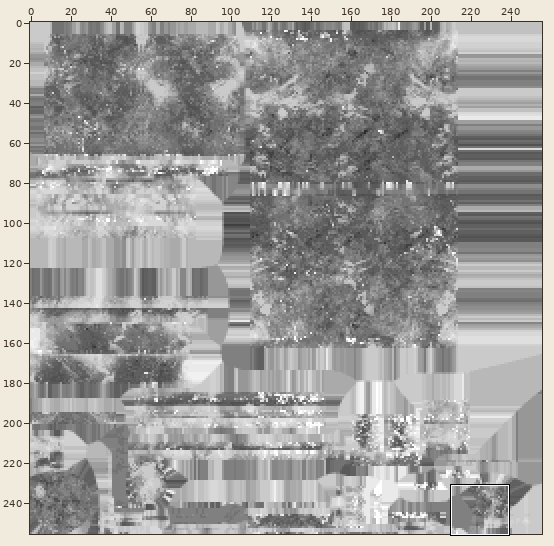
Edited in one commit: sprite sheet (models/security/base_mat_Roughness.png). Above: a wide view before the commit, with the close-up outlined.
Close-up. Before the edit:
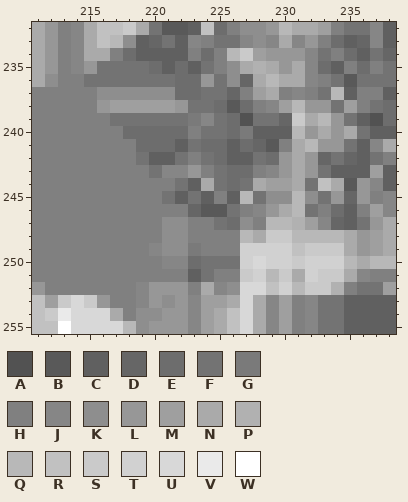
The file is 256x256 pixels. Colours within 5 levels of each other are drawn and written as one. Shown: x 211..238, y 232..255. The commit also changed other parts of the picture, which this record leaves out.
Palette (. is transparent): A #525252  B #595959  C #606060  D #666666  E #6d6d6d  F #737373  G #7a7a7a  H #808080  J #868686  K #8e8e8e  L #979797  M #9f9f9f  N #aaaaaa  P #b1b1b1  Q #b8b8b8  R #c1c1c1  S #cacaca  T #d1d1d1  U #d8d8d8  V #eaeaea  W #ffffff
Pixels before, first column x 211:
232 NLHJNRRSNFBBCREHKKLQNNMHFFJC
233 NLHJNRQKCDFCJHFFJKJNJLHECDJC
234 NLHJNNHECCCCHEHQSMLLLJFHECFD
235 NLHJLFFFFECECFHKNPNLNJECHEHF
236 NKHHFFFFFFFEELFKDNQNNJHFBFFF
237 HHHHHKKKKKKEEFFDHMNHJHFQCHHC
238 HHHHHLMMMMMLFFEBEHJMQLLFMHFE
239 HHHHHHFFFFFFGJFEAFFDSNQLFCAE
240 HHHHHHHEEEEEHFFEGCCCQLNLNFCC
241 HHHHHHHHEEECFEECEDBHNQLLFCJN
242 HHHHHHHHFCCFHFECCFELNLDFDCFH
243 HHHHHHHHHFJJLHFEEHJLNLFCCCMC
244 HHHHHHHHHHHFCNFEFNMMNFRNBLJC
245 HHHHHHHHHHFCFCHCQFKKQKFLDLHJ
246 HHHHHHHHHHHHDBBFHJLNQFHECHMJ
247 HHHHHHHHHHKKHHFEKHQQPMJDCFLN
248 HHHHHHHHHHKKHHHHQNSSQQQQNLMN
249 HHHHHHHHHJKKGHHHTTTTRSSSNLMN
250 HHHHHHHHHHJJEFFFTUTTSTTTQNQQ
251 HHHHHHHHHHHHCFHHSTQSNTSSNJHH
252 LHHHHHHHJLLLHNJKUURTQSSPHFFM
253 RMSUSLHHJLKLJMMNUNJMHJFFCCCC
254 RSVUUUNHKKLLJMNRUNJMHJFFCCCC
255 RRWUUUUQKLLLJMNRUNJMHJFFCCCC
Once edited:
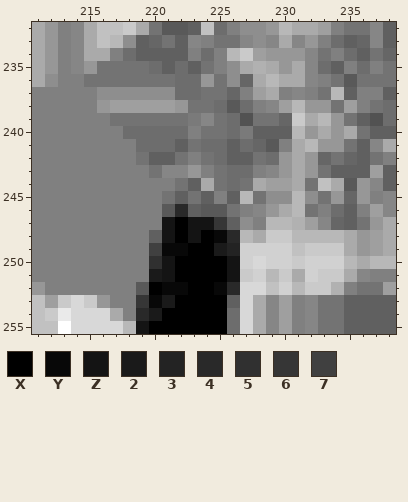
Colours new in this view: X #000000  Y #080808  Z #141414  2 #1a1a1a  3 #232323  4 #292929  5 #303030  6 #363636  7 #404040
What changed:
Changed rows in their new state; - is an unchanged pixel.
first column x 219:
246 --B4C---
247 --ZXZZ6C
248 -CZXZXY4
249 -7YYXX23
250 -5ZXXXXZ
251 -2ZXXXXZ
252 BXYYXXY4
253 6Y2XXXXC
254 42XXXXXE
255 ZXXXXXXE
Where, in picture pixels (left, top, right, bottom), the same in both close-ups:
changed: (136, 204, 240, 334)
